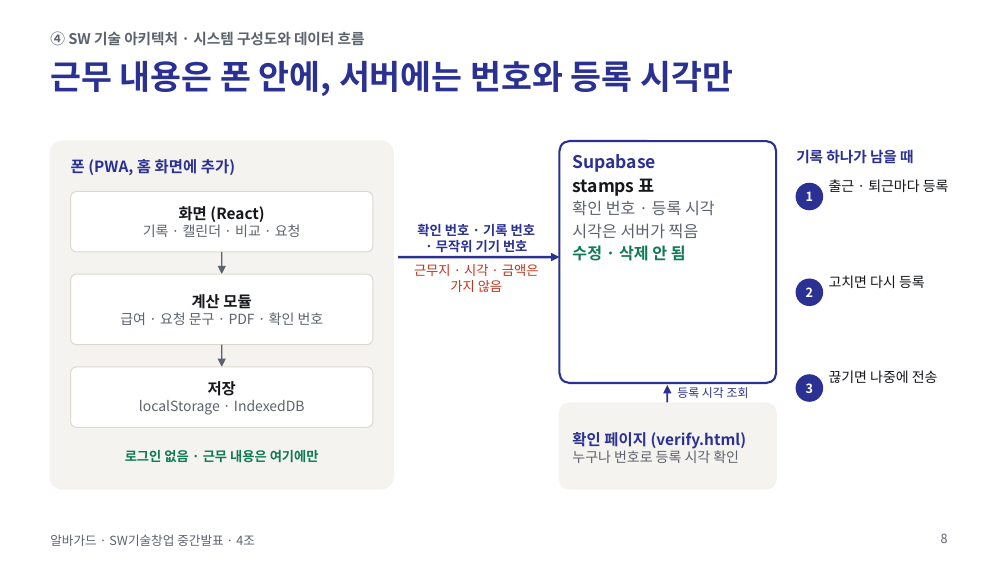
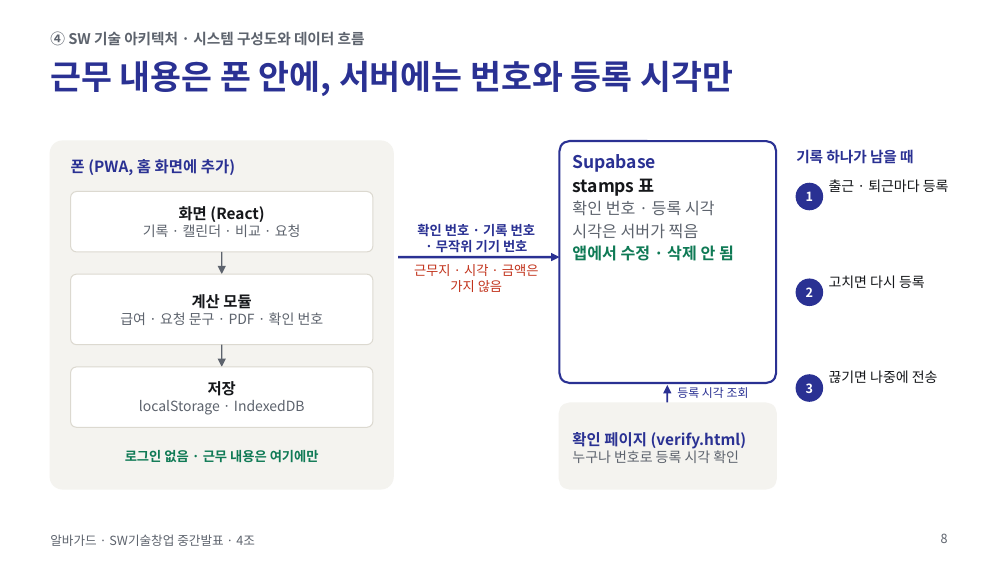
Before and after one commit to jihooni217/albaguard, a slide deck: slide 8 of docs/06_중간발표_PPT.pptx. Drawn at 1008x567 pixels with LibreOffice and Linux fonts; fonts in the diff are those of the drawing. Boxes give left, top, right and bottom in pixels: in the first picture for what was removed or moved away, otherwise in the second. Text is boxed around its words. In the diff, an @@ line names an element or a change of style, - is before the commit and + after.

```diff
--- a/docs/06_중간발표_PPT.pptx
+++ b/docs/06_중간발표_PPT.pptx
@@ text at [572, 245, 734, 261]: text changed @@
-수정 · 삭제 안 됨
+앱에서 수정 · 삭제 안 됨
```
Also in this commit, not shown: 1 other file.
